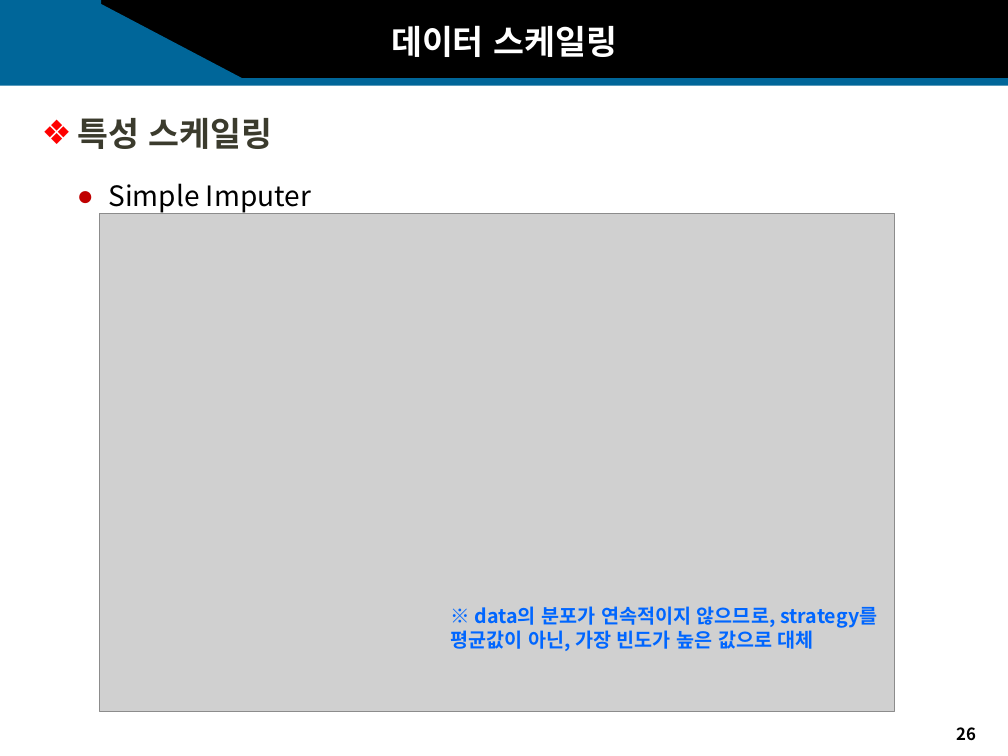
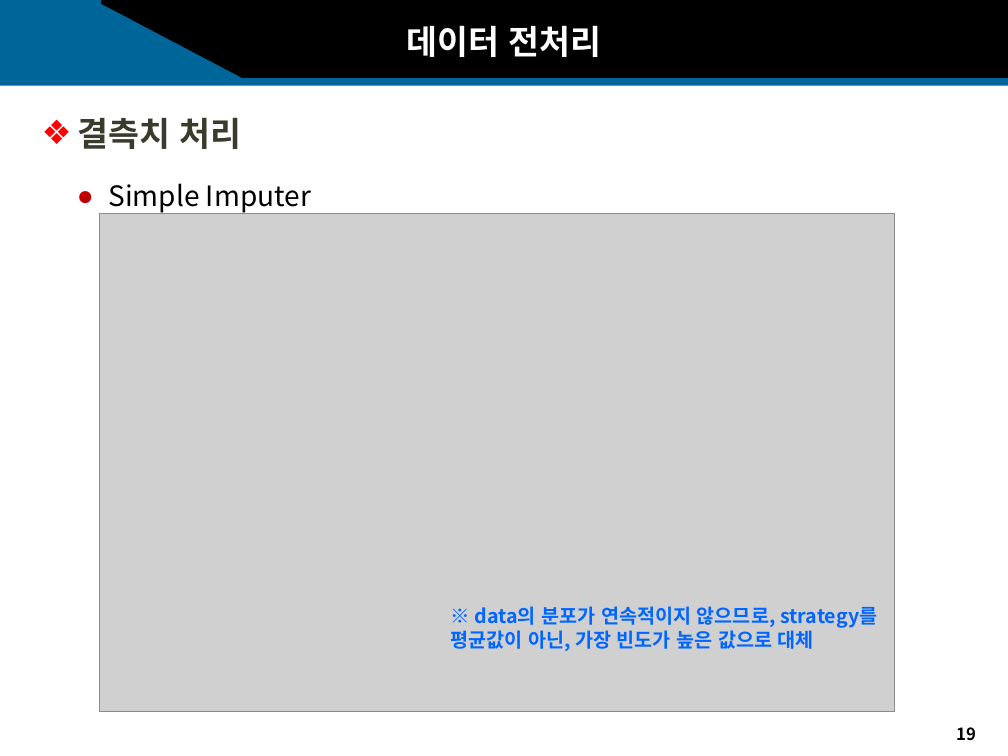
Before and after one commit to sakura09040904/Portfolio, a slide deck: slide 19 of 2. 1학년2학기/1. 어프렌티스 프로젝트/11주차_기말프로젝트/11주차_과제_발표자료.pptx (slide 26 before the commit). Drawn at 1008x756 pixels with LibreOffice and Linux fonts; fonts in the diff are those of the drawing; grey boxes stand for pictures; background and template pictures are left out. Boxes give left, top, right and bottom in pixels: in the first picture for what was removed or moved away, otherwise in the second. Text is boxed around its words. In the diff, an @@ line names an element or a change of style, - is before the commit and + after.

```diff
--- a/2. 1학년2학기/1. 어프렌티스 프로젝트/11주차_기말프로젝트/11주차_과제_발표자료.pptx
+++ b/2. 1학년2학기/1. 어프렌티스 프로젝트/11주차_기말프로젝트/11주차_과제_발표자료.pptx
@@ text at box(407, 25, 602, 57): text changed @@
-데이터 스케일링
+데이터 전처리
@@ text at box(77, 117, 242, 149): text changed @@
-❖ 특성 스케일링
+❖ 결측치 처리
@@ page number at box(956, 727, 976, 741): text changed @@
-26
+19
```
Also in this commit, not shown: 20 other slides changed, 1 slide added, 4 slides removed, 2 other files.
